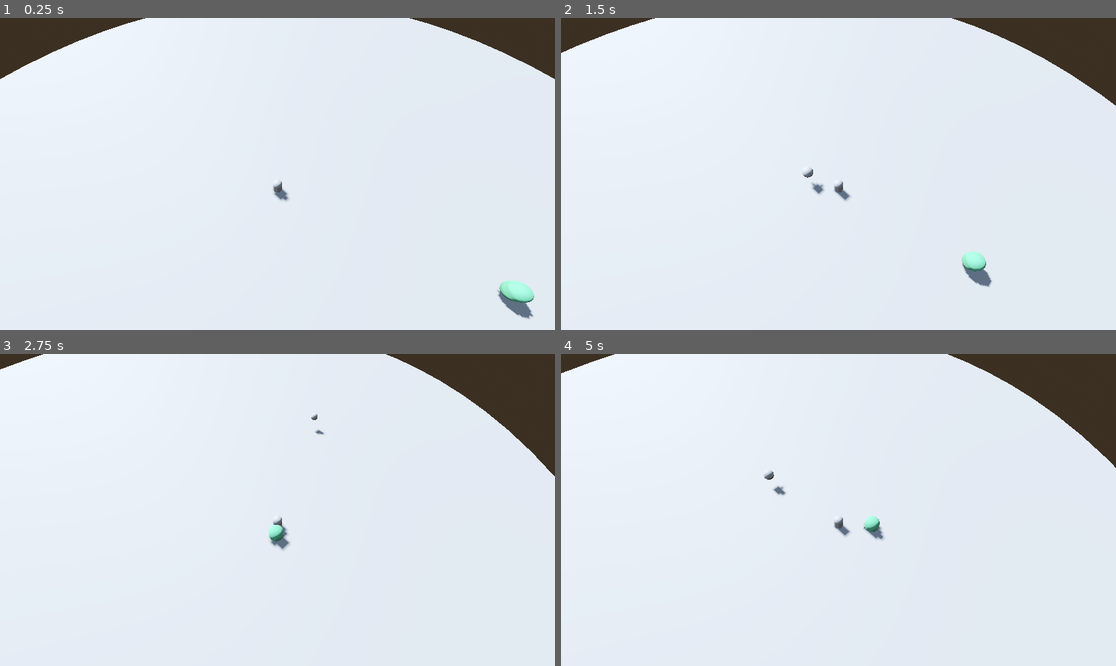
Above: before the commit, frames 1-4 (two rows, left to right).
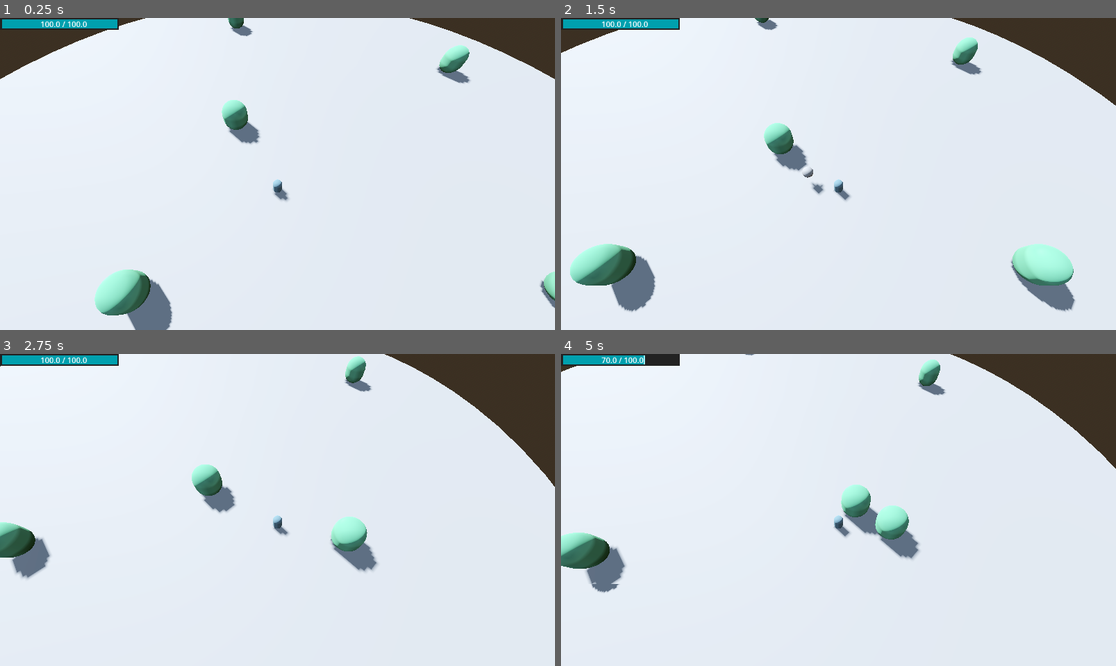
Above: after the commit, the same moments.

Repository: NineSama/Creamy
Game: Godot game, scene res://main.tscn
Two runs of this game, one before a commit and one after it. Both use one fixed random seed, a clock stepped at 60 frames per second and the inputs below.
Inputs (mouse positions are in pixels of both pictures, inside the frame that each line leads up to):
- Up to frame 1 (0.25 s): no input
- Up to frame 2 (1.5 s): move the mouse to (960, 158) at 0.52 s; press the mouse at (960, 158) at 0.53 s; hold D (move_right) 0.53-1.28 s; right-click (960, 158) at 0.8 s; move the mouse to (727, 189) at 1.27 s; release the mouse at (727, 189) at 1.28 s; hold S (move_back) from 1.28 s (still down); right-click (727, 189) at 1.35 s
- Up to frame 3 (2.75 s): click (166, 525) at 1.55 s; move the mouse to (333, 441) at 2.02 s; release S (move_back) at 2.03 s; press the mouse at (333, 441) at 2.03 s; hold D (move_right) from 2.03 s (still down); right-click (333, 441) at 2.3 s
- Up to frame 4 (5 s): move the mouse to (810, 572) at 2.77 s; release the mouse at (810, 572) at 2.78 s; tap Space (dash) at 2.85 s; click (810, 572) at 3.05 s; move the mouse to (1005, 556) at 3.52 s; release D (move_right) at 3.53 s; hold Right mouse button (repulse) 3.53-4.28 s; hold A (move_left) from 3.53 s (still down); tap W (move_front) at 3.6 s; move the mouse to (672, 463) at 4.27 s; right-click (672, 463) at 4.35 s; click (672, 463) at 4.55 s

The runs differ from the first frame. In frame 1, 4.7% of the frame differs, in the area x 0-100%, y 0-100%; in frame 2, 6.3%, in the area x 0-93%, y 0-95%; in frame 3, 4.7%; in frame 4, 4.5%.

Commit message:
added UI

Diff:
--- a/main.tscn
+++ b/main.tscn
@@ -2,6 +2,8 @@
 
 [ext_resource type="PackedScene" uid="uid://d1w5ccem33kle" path="res://scenes/player/player.tscn" id="2_0xm2m"]
 [ext_resource type="PackedScene" uid="uid://k5iqnlf76y1p" path="res://scenes/enemies/mob/red.tscn" id="2_h2yge"]
+[ext_resource type="Script" uid="uid://drqqefpkoi6ms" path="res://scripts/ui/ui.gd" id="3_1bvp3"]
+[ext_resource type="PackedScene" uid="uid://dno678p3hn6ho" path="res://scenes/ui/Healthbar.tscn" id="3_h2yge"]
 
 [sub_resource type="ProceduralSkyMaterial" id="ProceduralSkyMaterial_ig7tw"]
 sky_horizon_color = Color(0.66224277, 0.6717428, 0.6867428, 1)
@@ -50,4 +52,34 @@
 shadow_enabled = true
 
 [node name="Red" parent="." unique_id=111143776 instance=ExtResource("2_h2yge")]
-transform = Transform3D(1, 0, 0, 0, 1, 0, 0, 0, 1, 20, 1, 10)
+transform = Transform3D(1, 0, 0, 0, 1, 0, 0, 0, 1, 28.433762, 1.4655361, -22.399765)
+
+[node name="Red2" parent="." unique_id=842150058 instance=ExtResource("2_h2yge")]
+transform = Transform3D(1, 0, 0, 0, 1, 0, 0, 0, 1, 24.837341, 1.4655361, 10)
+
+[node name="Red3" parent="." unique_id=666511495 instance=ExtResource("2_h2yge")]
+transform = Transform3D(1, 0, 0, 0, 1, 0, 0, 0, 1, -8.2547035, 1.4655361, -36.96527)
+
+[node name="Red4" parent="." unique_id=828018823 instance=ExtResource("2_h2yge")]
+transform = Transform3D(1, 0, 0, 0, 1, 0, 0, 0, 1, 0.050388336, 1.4655361, 25.976389)
+
+[node name="Red5" parent="." unique_id=1872301330 instance=ExtResource("2_h2yge")]
+transform = Transform3D(1, 0, 0, 0, 1, 0, 0, 0, 1, -12.477825, 1.4655361, 10)
+
+[node name="Red6" parent="." unique_id=1986591909 instance=ExtResource("2_h2yge")]
+transform = Transform3D(1, 0, 0, 0, 1, 0, 0, 0, 1, -6.319847, 1.4655361, -11.374151)
+
+[node name="Red7" parent="." unique_id=473321930 instance=ExtResource("2_h2yge")]
+transform = Transform3D(1, 0, 0, 0, 1, 0, 0, 0, 1, 20, 1.4655361, 29.798962)
+
+[node name="UI" type="CanvasLayer" parent="." unique_id=1337329540]
+script = ExtResource("3_1bvp3")
+
+[node name="Control" type="Control" parent="UI" unique_id=323323002]
+layout_mode = 3
+anchors_preset = 0
+offset_right = 40.0
+offset_bottom = 40.0
+
+[node name="Healthbar" parent="UI/Control" unique_id=914034051 instance=ExtResource("3_h2yge")]
+layout_mode = 0
--- a/project.godot
+++ b/project.godot
@@ -10,7 +10,7 @@
 
 [application]
 
-config/name="New Game Project"
+config/name="CREAMY"
 run/main_scene="uid://becgdypu0jdt"
 config/features=PackedStringArray("4.6", "Forward Plus")
 config/icon="uid://efvme1qdhdxi"
--- a/scenes/enemies/mob/red.tscn
+++ b/scenes/enemies/mob/red.tscn
@@ -3,14 +3,16 @@
 [ext_resource type="Script" uid="uid://cfc32rsqbiiqi" path="res://scripts/enemies/mob/red.gd" id="1_1diin"]
 
 [sub_resource type="CapsuleShape3D" id="CapsuleShape3D_55dqg"]
-radius = 0.8
+radius = 1.6
+height = 4.0
 
 [sub_resource type="StandardMaterial3D" id="StandardMaterial3D_55dqg"]
 albedo_color = Color(0.36741436, 0.6361756, 0.48819035, 1)
 
 [sub_resource type="CapsuleMesh" id="CapsuleMesh_55dqg"]
 material = SubResource("StandardMaterial3D_55dqg")
-radius = 0.8
+radius = 1.6
+height = 4.0
 
 [sub_resource type="SphereShape3D" id="SphereShape3D_55dqg"]
 radius = 15.0
--- /dev/null
+++ b/scenes/ui/Healthbar.tscn
@@ -0,0 +1,37 @@
+[gd_scene format=3 uid="uid://dno678p3hn6ho"]
+
+[ext_resource type="Script" uid="uid://cv4hikilghk0f" path="res://scripts/ui/healthbar.gd" id="1_x8sm2"]
+
+[node name="Healthbar" type="Control" unique_id=914034051]
+layout_mode = 3
+anchors_preset = 0
+script = ExtResource("1_x8sm2")
+
+[node name="Background" type="ColorRect" parent="." unique_id=1133938985]
+layout_mode = 0
+offset_right = 246.0
+offset_bottom = 25.0
+color = Color(0.13319641, 0.13319641, 0.13319638, 1)
+
+[node name="DamageBar" type="ColorRect" parent="Background" unique_id=1731338948]
+layout_mode = 0
+offset_left = 4.0
+offset_top = 3.0
+offset_right = 243.0
+offset_bottom = 22.0
+color = Color(0.59765714, 0.955393, 0.9999997, 1)
+
+[node name="FillBar" type="ColorRect" parent="Background" unique_id=1566136598]
+layout_mode = 0
+offset_left = 4.0
+offset_top = 3.0
+offset_right = 243.0
+offset_bottom = 22.0
+color = Color(9.62615e-07, 0.6257437, 0.6839851, 1)
+
+[node name="Label" type="Label" parent="." unique_id=771719459]
+layout_mode = 0
+offset_left = 84.0
+offset_top = 1.0
+offset_right = 124.0
+offset_bottom = 24.0
--- a/scripts/ability/ability.gd
+++ b/scripts/ability/ability.gd
@@ -14,5 +14,5 @@
 func trigger_cooldown():
 	cooldown_timer = cooldown
 
-func cast(player):
+func cast(_player):
 	pass
--- a/scripts/ability/light/AetherShard.gd
+++ b/scripts/ability/light/AetherShard.gd
@@ -4,7 +4,7 @@
 var projectile_scene = preload("res://scenes/ability/light/AetherShardProjectile.tscn")
 
 var damage: float = 10.0
-var speed: float = 30.0
+var speed: float = 50.0
 var max_range: float = 25.0
 
 func cast(player):
--- a/scripts/ability/light/AetherShardProjectile.gd
+++ b/scripts/ability/light/AetherShardProjectile.gd
@@ -7,11 +7,11 @@
 var direction: Vector3
 var distance_traveled: float = 0.0
 
-func setup(dir: Vector3, spd: float, dmg: float, range: float):
+func setup(dir: Vector3, spd: float, dmg: float, rge: float):
 	direction = dir
 	speed = spd
 	damage = dmg
-	max_range = range
+	max_range = rge
 
 func _physics_process(delta: float) -> void:
 	var movement = direction * speed * delta
--- a/scripts/ability/light/RepulseProjectile.gd
+++ b/scripts/ability/light/RepulseProjectile.gd
@@ -8,11 +8,11 @@
 var direction: Vector3
 var distance_traveled: float = 0.0
 
-func setup(dir: Vector3, spd: float, dmg: float, range: float, frc: float):
+func setup(dir: Vector3, spd: float, dmg: float, rge: float, frc: float):
 	direction = dir
 	speed = spd
 	damage = dmg
-	max_range = range
+	max_range = rge
 	force = frc
 
 func _physics_process(delta: float) -> void:
--- a/scripts/enemies/mob/red.gd
+++ b/scripts/enemies/mob/red.gd
@@ -16,7 +16,7 @@
 var move_speed: float = 7.0
 var max_hp: float = 200.0
 var current_hp: float = 200.0
-var attack_range: float = 2.0
+var attack_range: float = 4.0
 var attack_damage: float = 10.0
 var can_attack: bool = true
 var is_knocked: bool = false
--- a/scripts/player/player.gd
+++ b/scripts/player/player.gd
@@ -1,8 +1,11 @@
 extends CharacterBody3D
+class_name Player
 
 @onready var gravity: float = -9.8
 
 # --- Player config ---
+@onready var mesh: MeshInstance3D = $MeshInstance3D
+var color: Color = Color(0.382, 0.49, 0.535, 1.0)
 var move_speed: float = 10.0
 var max_hp: float = 100.0
 var current_hp: float = 100.0
@@ -18,11 +21,19 @@
 var aether_shard: AetherShard
 var repulse: Repulse
 
+# --- UI System ---
+signal hp_changed(current: float, max: float)
+
 func _ready() -> void:
+	add_to_group("player")
 	dash = playerDash.new(self)
 	gcd = GCD.new()
 	aether_shard = AetherShard.new()
 	repulse = Repulse.new()
+	emit_signal("hp_changed", current_hp, max_hp)
+	if mesh.material_override == null:
+		mesh.material_override = StandardMaterial3D.new()
+	mesh.material_override.albedo_color = color
 
 func _physics_process(delta: float) -> void:
 	aether_shard.update(delta)
@@ -72,3 +83,17 @@
 		return last_direction
 	var direction = (hit_position - global_position).normalized()
 	return direction
+
+func take_damage(amount: float):
+	current_hp -= amount
+	hit_indicator()
+	print("Player : ", current_hp)
+	emit_signal("hp_changed", current_hp, max_hp)
+	if current_hp <= 0.0:
+		print("You died!")
+		queue_free()
+
+func hit_indicator():
+	mesh.material_override.albedo_color = Color(0.504, 0.161, 0.077, 1.0)
+	await get_tree().create_timer(0.1).timeout
+	mesh.material_override.albedo_color = color
--- /dev/null
+++ b/scripts/ui/healthbar.gd
@@ -0,0 +1,32 @@
+extends Control
+
+@export var max_value: float = 100.0
+var current_value: float = 100.0
+
+@onready var fill_bar = $Background/FillBar
+@onready var dmg_bar = $Background/DamageBar
+@onready var label = $Label
+
+var target_ratio: float = 1.0
+var displayed_ratio: float = 1.0
+@export var dmg_lerp_speed: float = 3.0
+
+func _ready():
+	update_visual()
+
+func _process(delta: float) -> void:
+	displayed_ratio = lerp(displayed_ratio, target_ratio, delta * dmg_lerp_speed)
+	dmg_bar.scale.x = displayed_ratio
+
+func set_value(current: float, maxhp: float):
+	max_value = maxhp
+	current_value = current
+
+	target_ratio = float(current_value) / max_value
+	label.text = str(current_value) + " / " + str(max_value)
+	update_visual()
+
+func update_visual():
+	target_ratio = float(current_value) / max_value
+	fill_bar.scale.x = target_ratio
+	label.text = str(current_value) + " / " + str(max_value)
--- /dev/null
+++ b/scripts/ui/ui.gd
@@ -0,0 +1,10 @@
+extends CanvasLayer
+
+@onready var hp_bar = $Control/Healthbar
+
+func _ready():
+	var player = get_tree().get_first_node_in_group("player")
+	player.hp_changed.connect(_on_player_hp_changed)
+
+func _on_player_hp_changed(current, maxhp):
+	hp_bar.set_value(current, maxhp)
Not shown, added: scripts/ui/healthbar.gd.uid
Not shown, added: scripts/ui/ui.gd.uid
